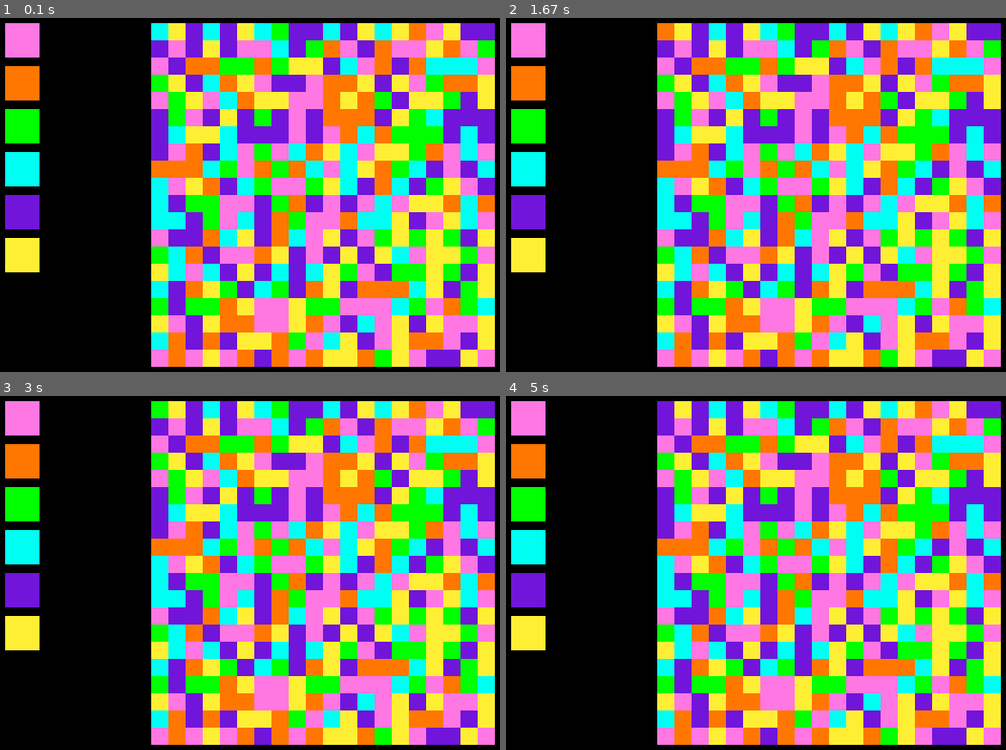
Above: before the commit, frames 1-4 (two rows, left to right).
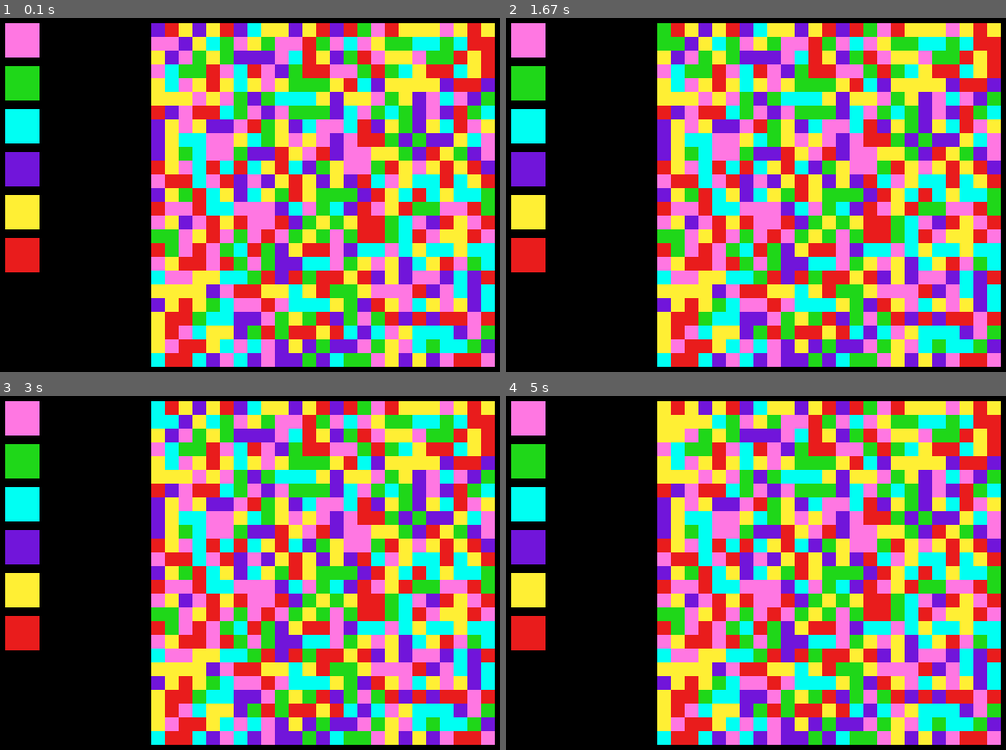
Above: after the commit, the same moments.

Repository: Sirch/pygame-stuff
Game: pygame game, started from flood.py
Two runs of this game, one before a commit and one after it. Both use one fixed random seed, a clock stepped at 60 frames per second and the inputs below. The source is Python 2; it was converted automatically to run under Python 3.
Inputs (mouse positions are in pixels of both pictures, inside the frame that each line leads up to):
- Up to frame 1 (0.1 s): no input
- Up to frame 2 (1.67 s): click (526, 39) at 0.38 s; click (526, 81) at 0.72 s
- Up to frame 3 (3 s): click (20, 505) at 2.05 s
- Up to frame 4 (5 s): click (526, 548) at 3.45 s; click (526, 590) at 4.78 s

The runs differ from the first frame. In frame 1, 63% of the frame differs, in the area x 1-99%, y 1-99%; in frame 2, 63%; in frame 3, 63%; in frame 4, 64%.

Commit message:
monkeyed around with colour

Diff:
--- a/flood.py
+++ b/flood.py
@@ -6,24 +6,36 @@
 COLOUR = 0
 FLOODED = 1
 WHITE = (255, 255, 255)
+ORANGE = (255,119,0)
 RED = (255, 0, 0)
-GREEN = (0,255,0)
+GREEN = (31, 215, 25)
 BLUE = (0,0,255)
 BLACK = (0, 0, 0)
+PINK = (255,119,226),
+DARK_RED = (233, 28, 28)
 
 # Some RGB colours.
+# COLOURS = [
+#     (255,119,226),
+#     (255,119,0),
+#     GREEN,
+#     (0,255,243),
+#     (113,21,218),
+#     (255,239,52)
+#     ]
+
 COLOURS = [
-    (255,119,226),
-    (255,119,0),
-    GREEN,
-    (0,255,243),
-    (113,21,218),
-    (255,239,52)
-    ]
+        PINK,
+        GREEN,
+        (0,255,243),
+        (113,21,218),
+        (255,239,52),
+        DARK_RED
+        ]
 
 WIDTH = 640
 HEIGHT = 480
-SIZE = 20
+SIZE = 25
 
 def off_grid(coords, length):
     '''
@@ -107,6 +119,7 @@
 
         if count == SIZE ** 2:
             pass
+
         return count
 
 class Game:
@@ -117,6 +130,7 @@
         self.buttons = []
         for idx, colour in enumerate(COLOURS):
              self.buttons.append([pygame.Rect(30,30+idx*50,40,40),colour])
+        self.moves_left = SIZE * 2
 
     def main(self, screen):
         clock = pygame.time.Clock()
@@ -145,7 +159,13 @@
     def check_button_clicked(self, pos):
         for button in self.buttons:
             if button[0].collidepoint(pos):
-                self.board.flood(button[1])
+                count = self.board.flood(button[1])
+                if count == SIZE ** 2:
+                    print "WINNER"
+                else:
+                    self.moves_left -= 1
+                    print self.moves_left
+
 
     def draw_buttons(self, screen):
         for button in self.buttons:
